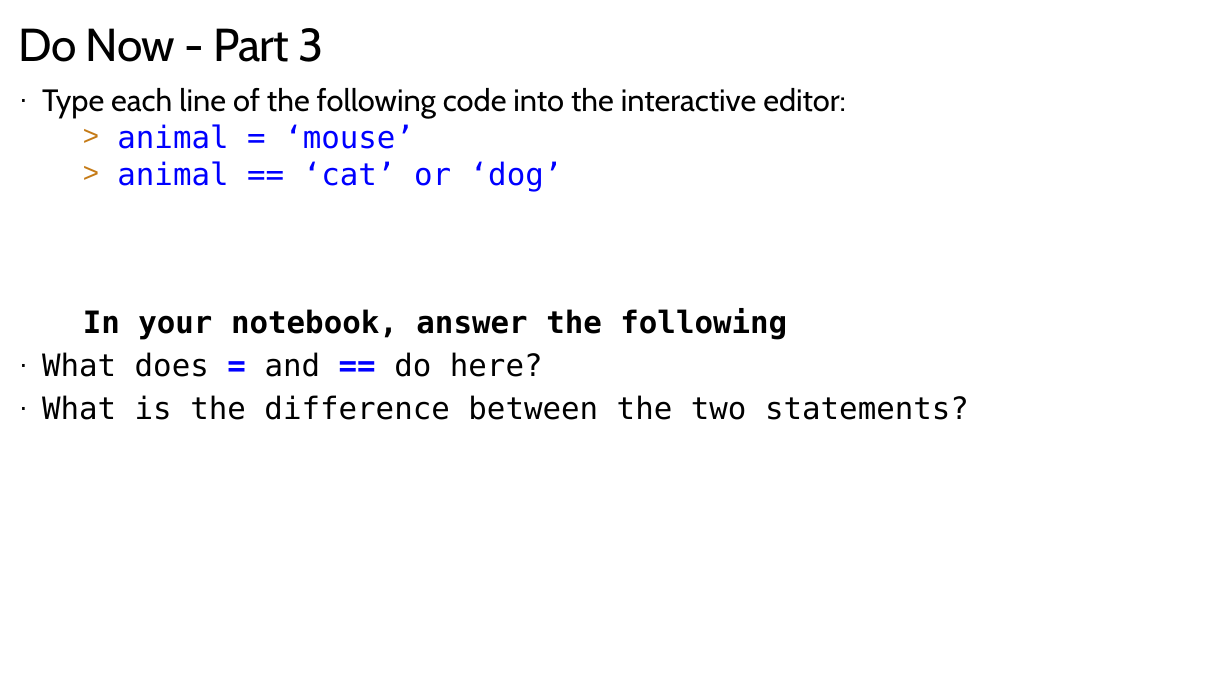
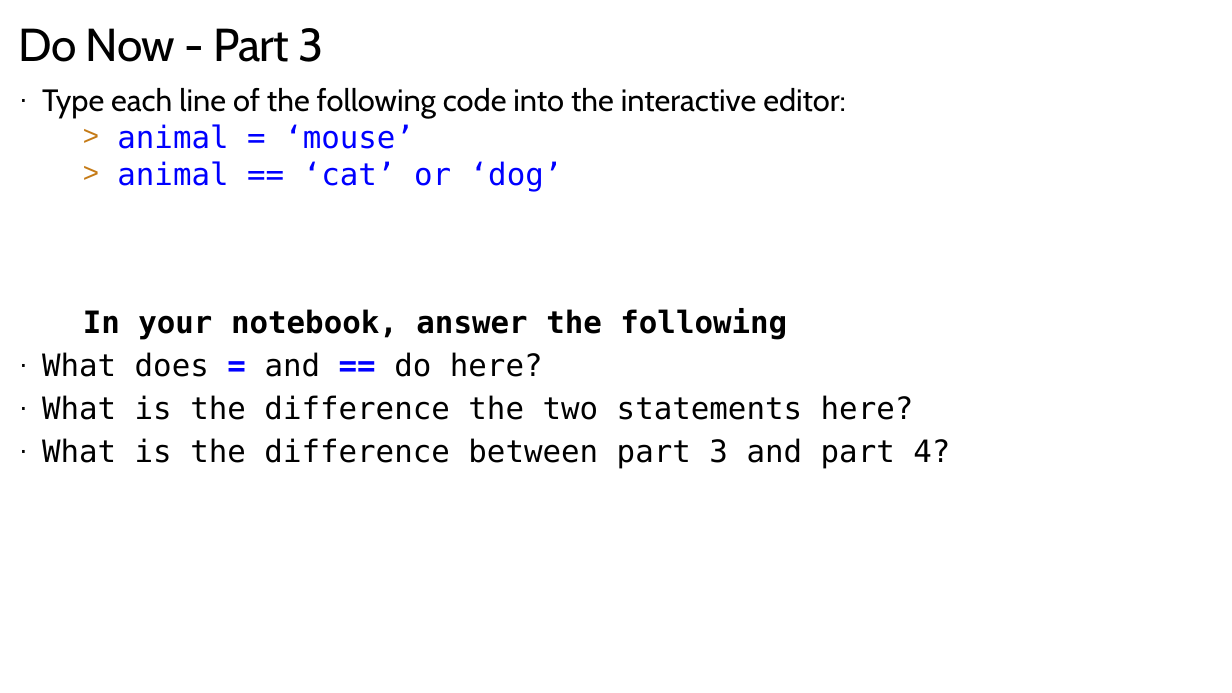
Before and after one commit to TEALSK12/2nd-semester-introduction-to-computer-science, a slide deck: slide 7 of units/2_unit/slidedecks/Intro Python 2.02 TEALS.pptx (slide 6 before the commit). Drawn at 1232x693 pixels with LibreOffice and Linux fonts; fonts in the diff are those of the drawing; background and template pictures are left out. Boxes give left, top, right and bottom in pixels: in the first picture for what was removed or moved away, otherwise in the second. Text is boxed around its words. In the diff, an @@ line names an element or a change of style, - is before the commit and + after.

```diff
--- a/units/2_unit/slidedecks/Intro Python 2.02 TEALS.pptx
+++ b/units/2_unit/slidedecks/Intro Python 2.02 TEALS.pptx
@@ text at bbox=[42, 395, 950, 469]: text changed @@
-· What is the difference between the two statements?
+· What is the difference the two statements here?
+· What is the difference between part 3 and part 4?
```
Also in this commit, not shown: 1 other slide changed, 2 slides added, 6 other files.
